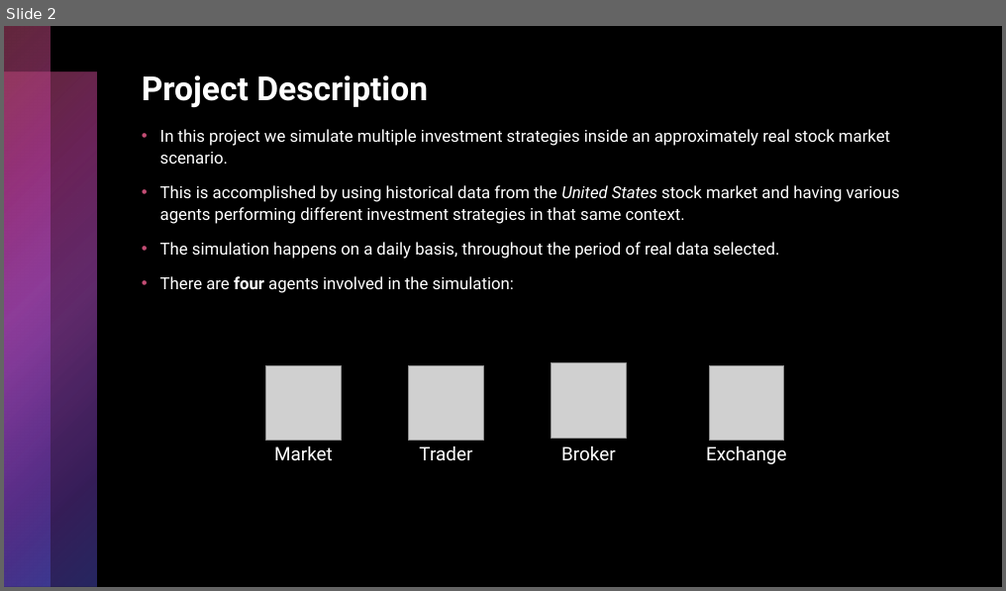
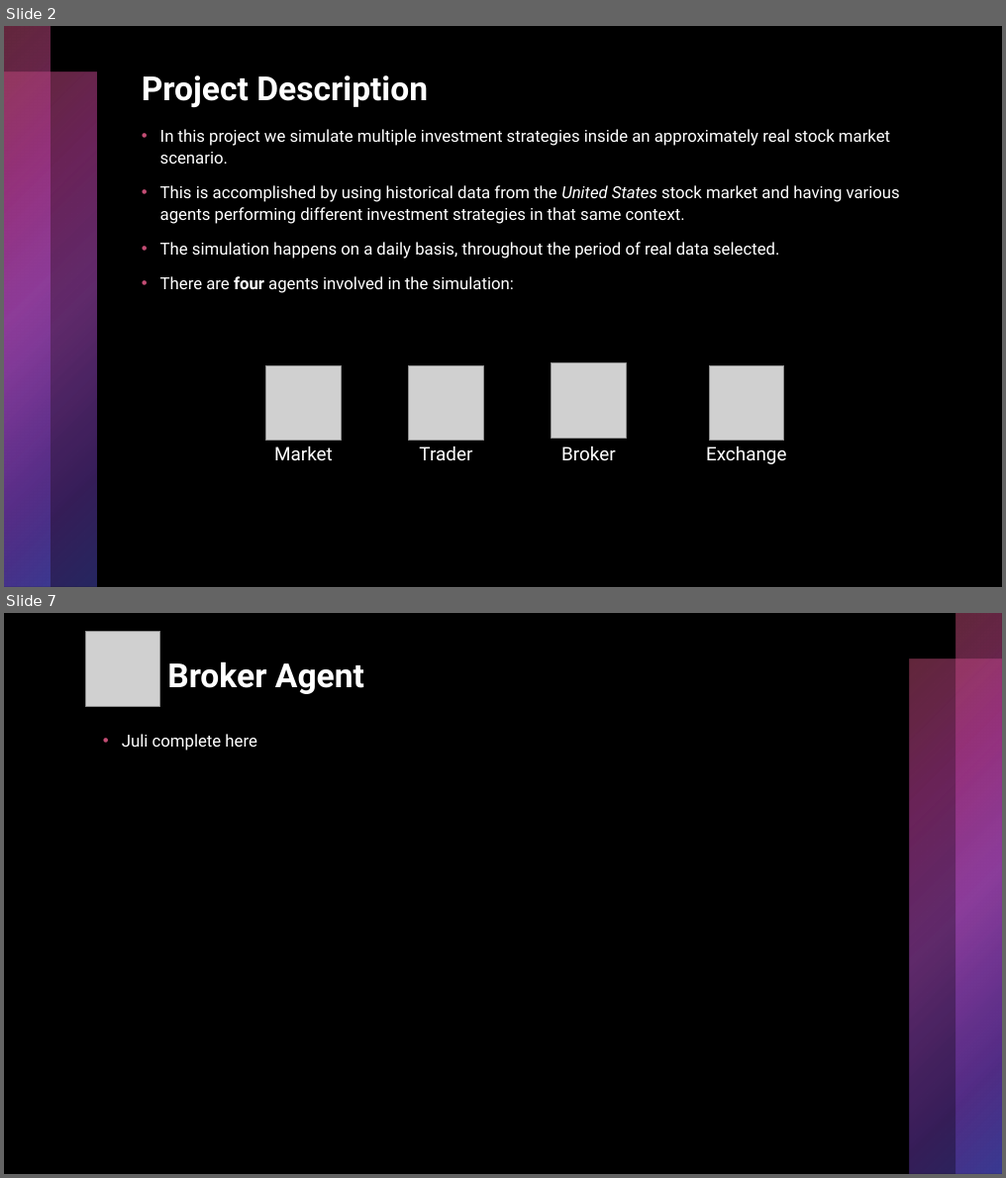
Before and after one commit to sergiodagama/FEUP-ASMA_Investment_Strategies_Simulation_Multi_Agent_System, a slide deck: docs/presentation.pptx. Shown one above the other, each under a label of ours: slide 2 before the commit, slides 2 and 7 after it; the slides between them are not shown. The pictures are 1006x591 and 1006x1178 pixels, drawn with LibreOffice and Linux fonts; fonts in the diff are those of the drawing; grey boxes stand for pictures. Boxes give left, top, right and bottom in pixels: in the first picture for what was removed or moved away, otherwise in the second. Text is boxed around its words. In the diff, an @@ line names an element or a change of style, - is before the commit and + after.

```diff
--- a/docs/presentation.pptx
+++ b/docs/presentation.pptx
@@ slide 7 added at bbox=[4, 613, 1002, 1174], background #000000; not listed: 2 template elements that a slide beside it also shows @@
@@ rectangle added at bbox=[4, 613, 1002, 1174], fill #000000 @@
@@ picture added at bbox=[85, 631, 160, 706] @@
@@ rectangle added at bbox=[956, 613, 1002, 1174], fill gradient #C34D74 to #B13B93 to #B04DC3 to #6D3BB1 to #4D4DC3 @@
@@ title added at bbox=[167, 662, 364, 694], 32 pt, text #FFFFFF, bold @@
+Broker Agent
@@ rectangle added at bbox=[909, 660, 1002, 1174], fill gradient #C34D74 to #B13B93 to #B04DC3 to #6D3BB1 to #4D4DC3 @@
@@ text added at bbox=[122, 734, 257, 751], 16 pt, text #FFFFFF @@
+• Juli complete here
```
Also in this commit, not shown: 2 slides changed, 6 other slides added.
